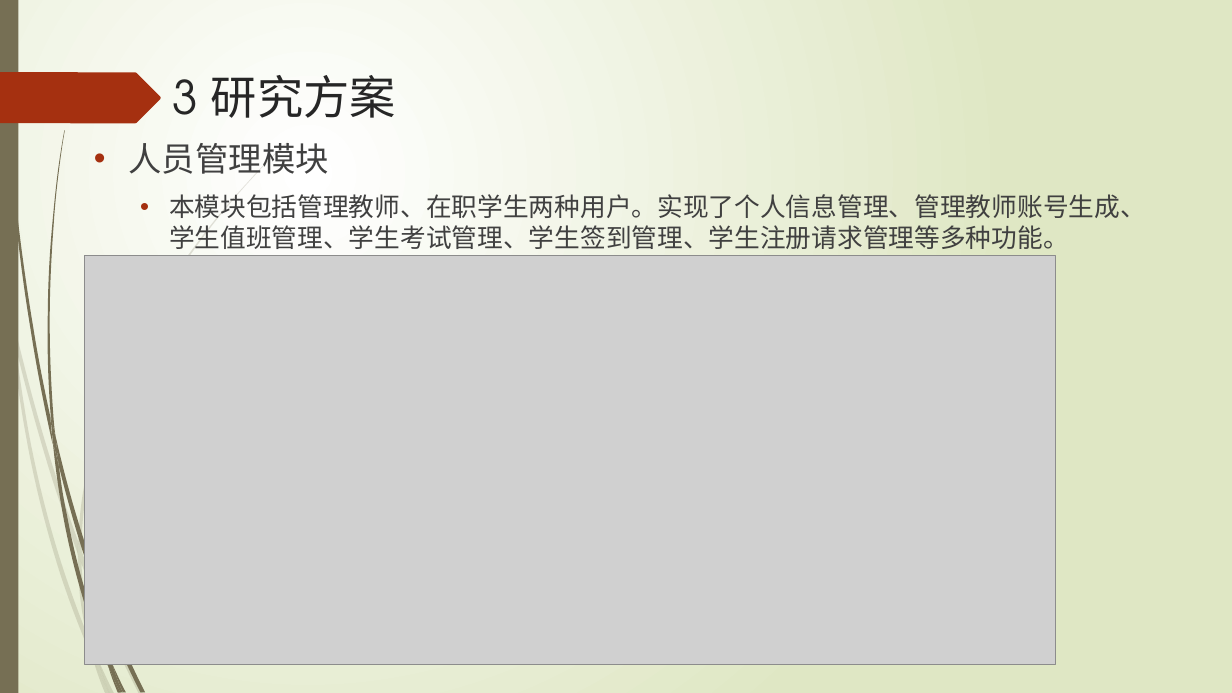
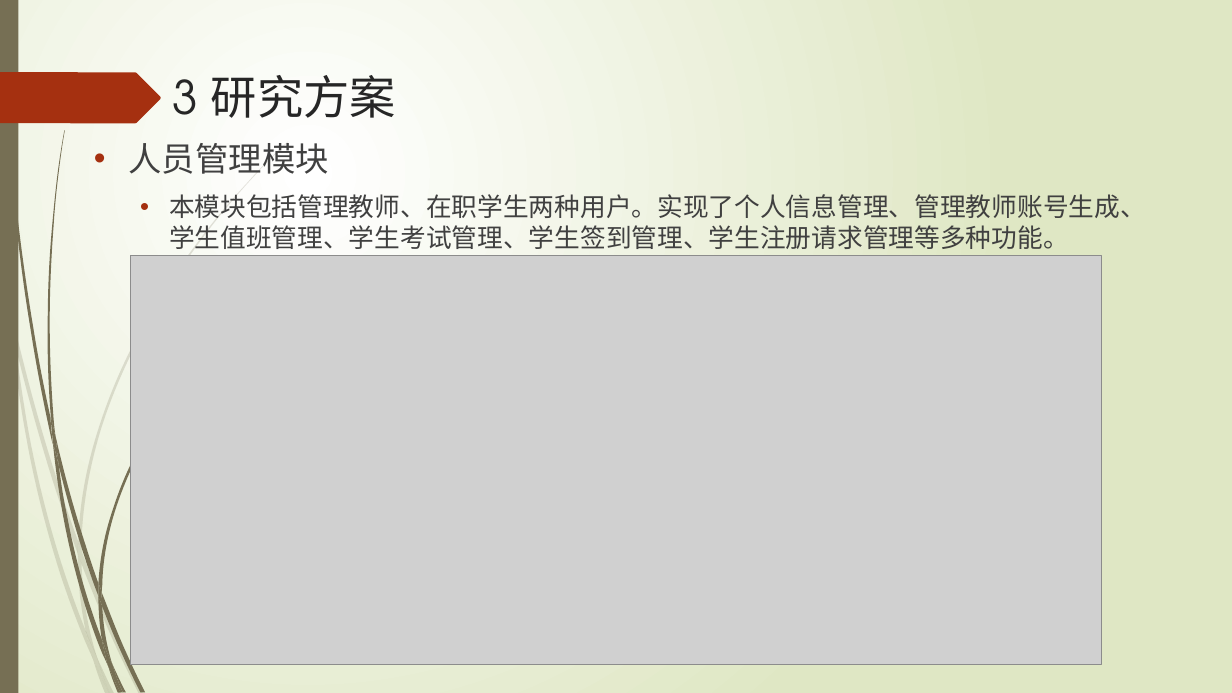
Before and after one commit to liuzhuocpp/liuzhuo_midterm_report, a slide deck: slide 9 of 刘卓中期报告.pptx. Drawn at 1232x693 pixels with LibreOffice and Linux fonts; fonts in the diff are those of the drawing; grey boxes stand for pictures. Boxes give left, top, right and bottom in pixels: in the first picture for what was removed or moved away, otherwise in the second. Text is boxed around its words. In the diff, an @@ line names an element or a change of style, - is before the commit and + after.

```diff
--- a/刘卓中期报告.pptx
+++ b/刘卓中期报告.pptx
@@ picture: place and size @@
-picture at box(85, 255, 1056, 665)
+picture at box(130, 255, 1102, 665)
@@ freeform shape added at box(98, 318, 240, 592), fill #766F54 @@
@@ freeform shape added at box(98, 583, 102, 606), fill #766F54 @@
```
Also in this commit, not shown: 1 other file.
